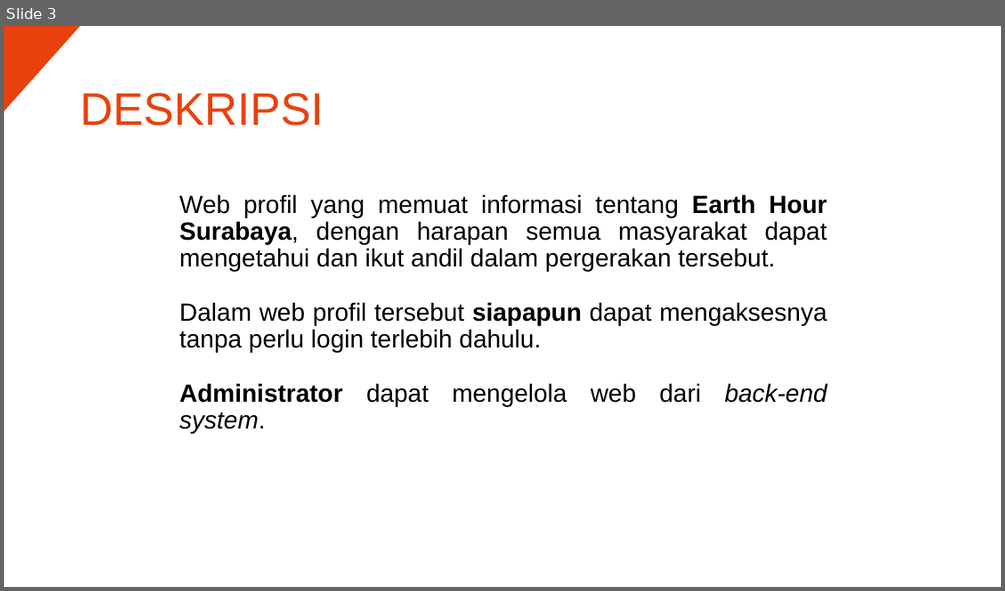
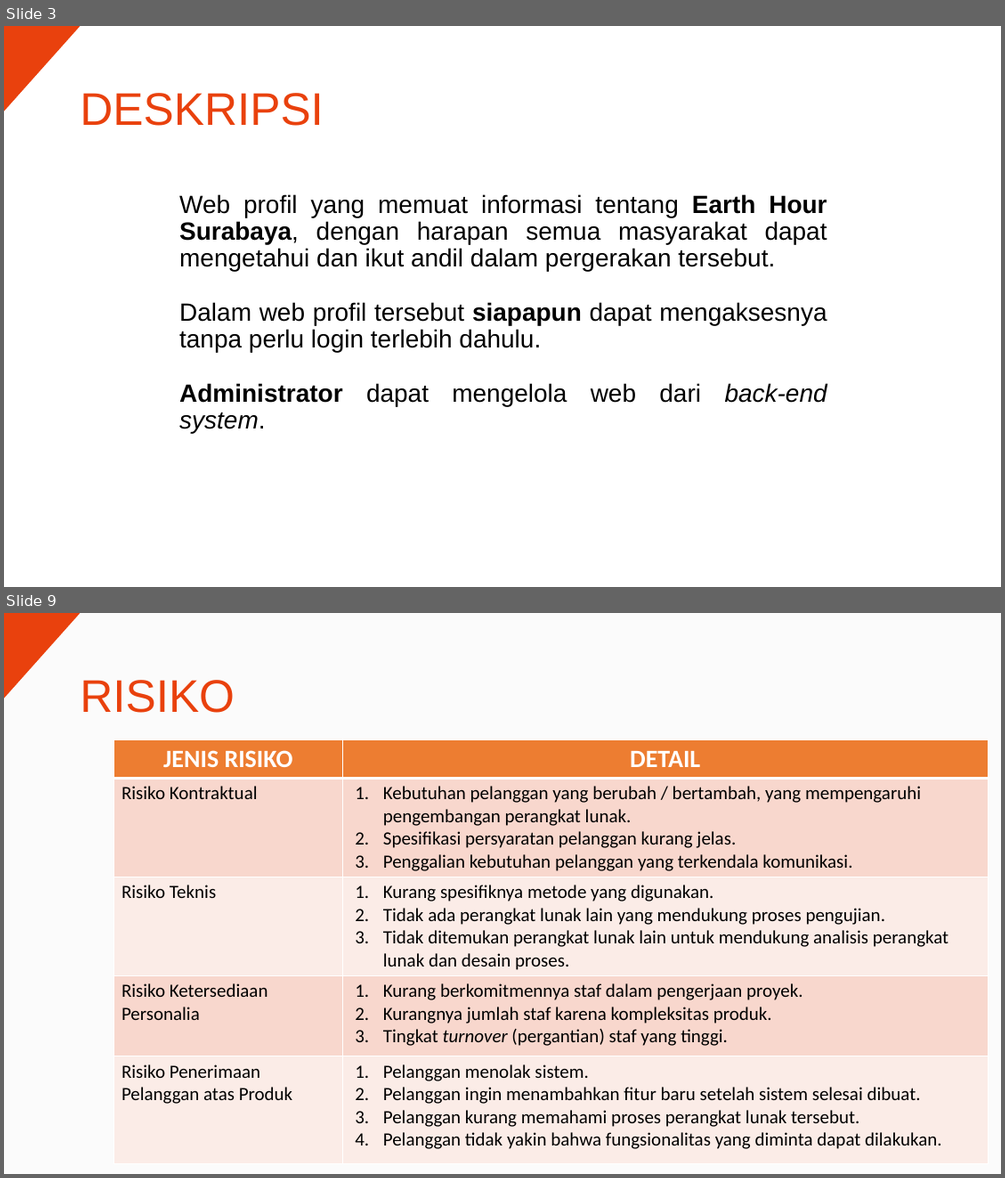
Before and after one commit to adtbo/EHSurabaya, a slide deck: MELAYANG.pptx. Shown one above the other, each under a label of ours: slide 3 before the commit, slides 3 and 9 after it; the slides between them are not shown. The pictures are 1005x591 and 1005x1178 pixels, drawn with LibreOffice and Linux fonts; fonts in the diff are those of the drawing. Boxes give left, top, right and bottom in pixels: in the first picture for what was removed or moved away, otherwise in the second. Text is boxed around its words. In the diff, an @@ line names an element or a change of style, - is before the commit and + after.

```diff
--- a/MELAYANG.pptx
+++ b/MELAYANG.pptx
@@ slide 9 added at (4, 613, 1001, 1174), background #FBFBFB @@
@@ triangle added at (4, 613, 81, 699), fill #E9410D @@
@@ title added at (80, 680, 235, 713), 44 pt, text #E9410D @@
+RISIKO
@@ table added at (114, 740, 987, 1160), 5 rows, 2 columns @@
+JENIS RISIKO | DETAIL
+Risiko Kontraktual | Kebutuhan pelanggan yang berubah / bertambah, yang mempengaruhi pengembangan perangkat lunak. / Spesifikasi persyaratan pelanggan kurang jelas. / Penggalian kebutuhan pelanggan yang terkendala komunikasi.
+Risiko Teknis | Kurang spesifiknya metode yang digunakan. / Tidak ada perangkat lunak lain yang mendukung proses pengujian. / Tidak ditemukan perangkat lunak lain untuk mendukung analisis perangkat lunak dan desain proses.
+Risiko Ketersediaan Personalia | Kurang berkomitmennya staf dalam pengerjaan proyek. / Kurangnya jumlah staf karena kompleksitas produk. / Tingkat turnover (pergantian) staf yang tinggi.
+Risiko Penerimaan Pelanggan atas Produk | Pelanggan menolak sistem. / Pelanggan ingin menambahkan fitur baru setelah sistem selesai dibuat. / Pelanggan kurang memahami proses perangkat lunak tersebut. / Pelanggan tidak yakin bahwa fungsionalitas yang diminta dapat dilakukan.
```
Also in this commit, not shown: 1 slide changed, 5 other slides added, 1 slide removed, 4 other files.
